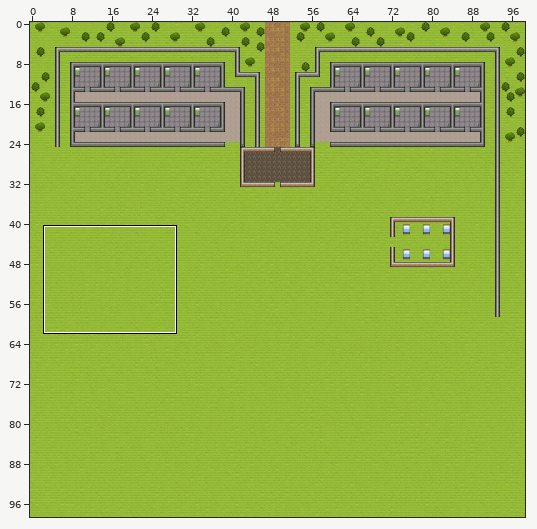
Two states of a Tiled map, Map/Map(good).tmx. The first picture is a wide view before the edit; the outline marks the close-up.
Close-up. Earlier state:
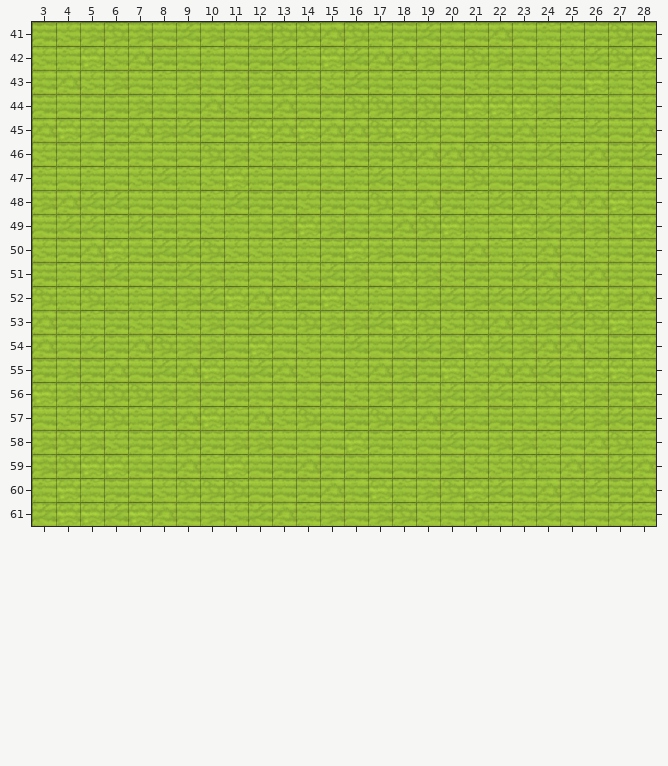
Cells are 32x32 px. Shown: x 3..28, y 41..61. The commit also changed other parts of the map, which this record leaves out.
Once edited:
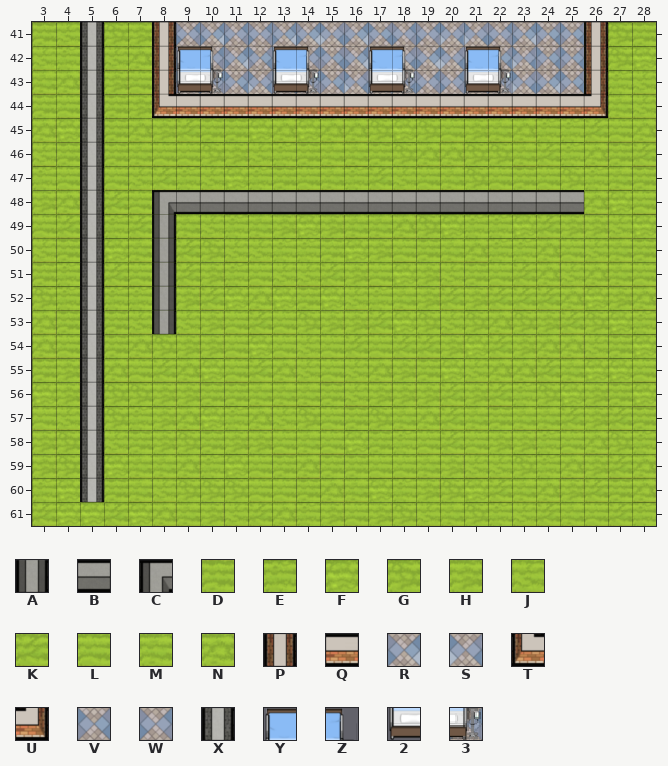
Key: from "Tileset": A 0, B 1, C 2, D 128, E 129, F 130, G 131, H 132, J 160, K 161, L 162, M 163, N 164, P 264, Q 265, R 276, S 277, T 298, U 299, V 308, W 309, X 392, Y 1485, Z 1486, 2 1517, 3 1518.
_ is an empty cell, . an unchanged one.
See-through tiles are keyed as they look on the map.
The edit:
--- layer "Floor"
@@ x 5..25 @@
-41 H..LKHLHGGNGEDKMLNLEE
-42 F..DMELDKEFKNNHLGHMJJ
-43 J..EHMHDGHJKMELLJMMLL
-44 D..MMNJMNLDGGHGDFFFHE
-45 H....................
-46 M....................
-47 E....................
-48 K....................
-49 K....................
-50 N....................
-51 H....................
-52 G....................
-53 E....................
-54 K....................
-55 D....................
-56 G....................
-57 G....................
-58 H....................
-59 F....................
-60 E....................
+41 _.._WRWWRRSRVWWSSWRV_
+42 _.._RWRVVWVRRSRSWVSV_
+43 _.._VWVSVWVSRSWWRWSR_
+44 _..__________________
+45 _....................
+46 _....................
+47 _....................
+48 _....................
+49 _....................
+50 _....................
+51 _....................
+52 _....................
+53 _....................
+54 _....................
+55 _....................
+56 _....................
+57 _....................
+58 _....................
+59 _....................
+60 _....................
--- layer "Walls"
@@ x 5..26 @@
-41 _.._................__
-42 _.._................__
-43 _.._................__
-44 _..___________________
-45 _.....................
-46 _.....................
-47 _.....................
-48 _..__________________.
-49 _.._..................
-50 _.._..................
-51 _.._..................
-52 _.._..................
-53 _.._..................
-54 _.....................
-55 _.....................
-56 _.....................
-57 _.....................
-58 _.....................
-59 _.....................
-60 _.....................
+41 X..P................VP
+42 X..P................VP
+43 X..P................VP
+44 X..TQQQQQQQQQQQQQQQQQU
+45 X.....................
+46 X.....................
+47 X.....................
+48 X..CBBBBBBBBBBBBBBBBB.
+49 X..A..................
+50 X..A..................
+51 X..A..................
+52 X..A..................
+53 X..A..................
+54 X.....................
+55 X.....................
+56 X.....................
+57 X.....................
+58 X.....................
+59 X.....................
+60 X.....................
--- layer "Objects"
@@ x 9..22 @@
-42 __..__..__..__
-43 __..__..__..__
+42 YZ..YZ..YZ..YZ
+43 23..23..23..23
Boxes around the changes in both close-ups, in picture pixels (x1, y1, x2, y2):
changed: (80, 22, 104, 502)
changed: (152, 22, 608, 118)
added: (152, 190, 584, 334)
